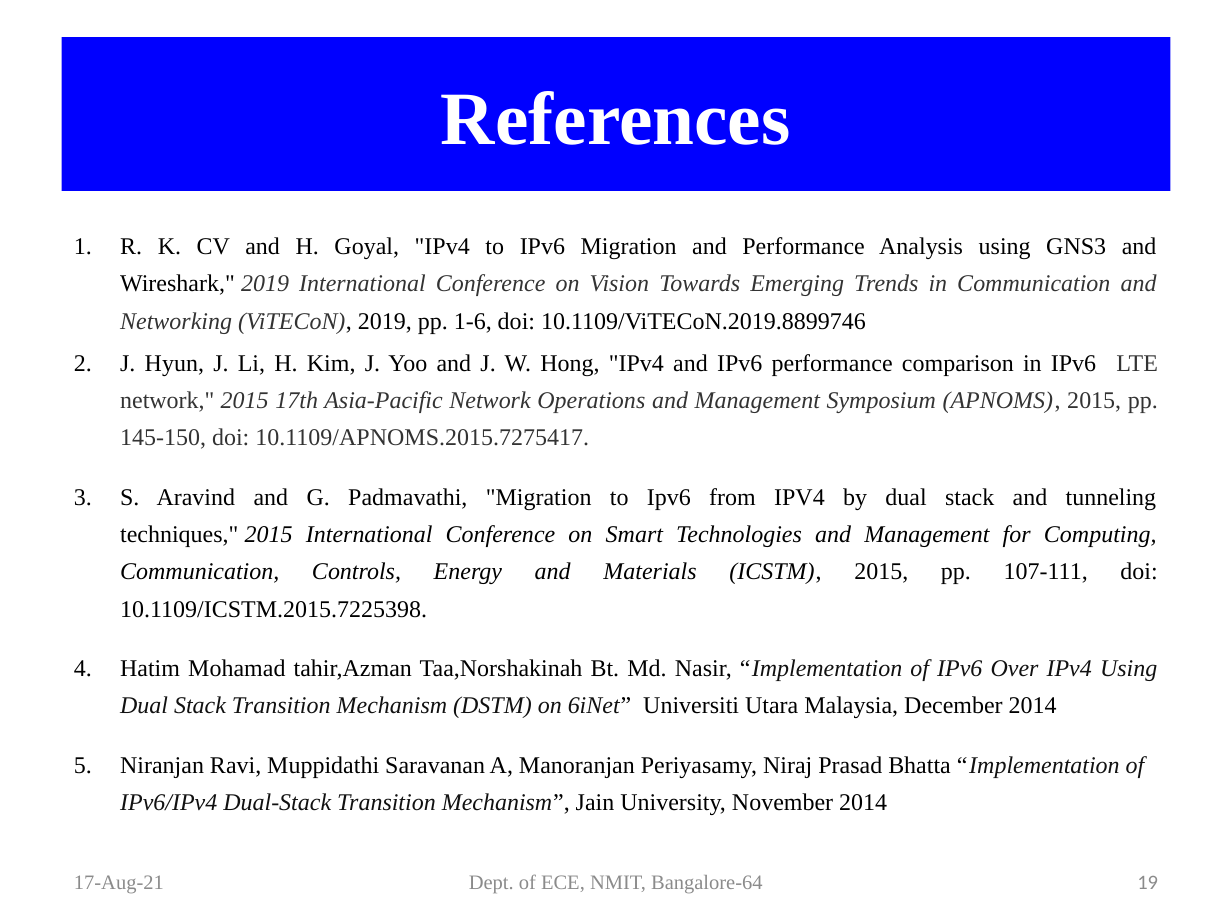
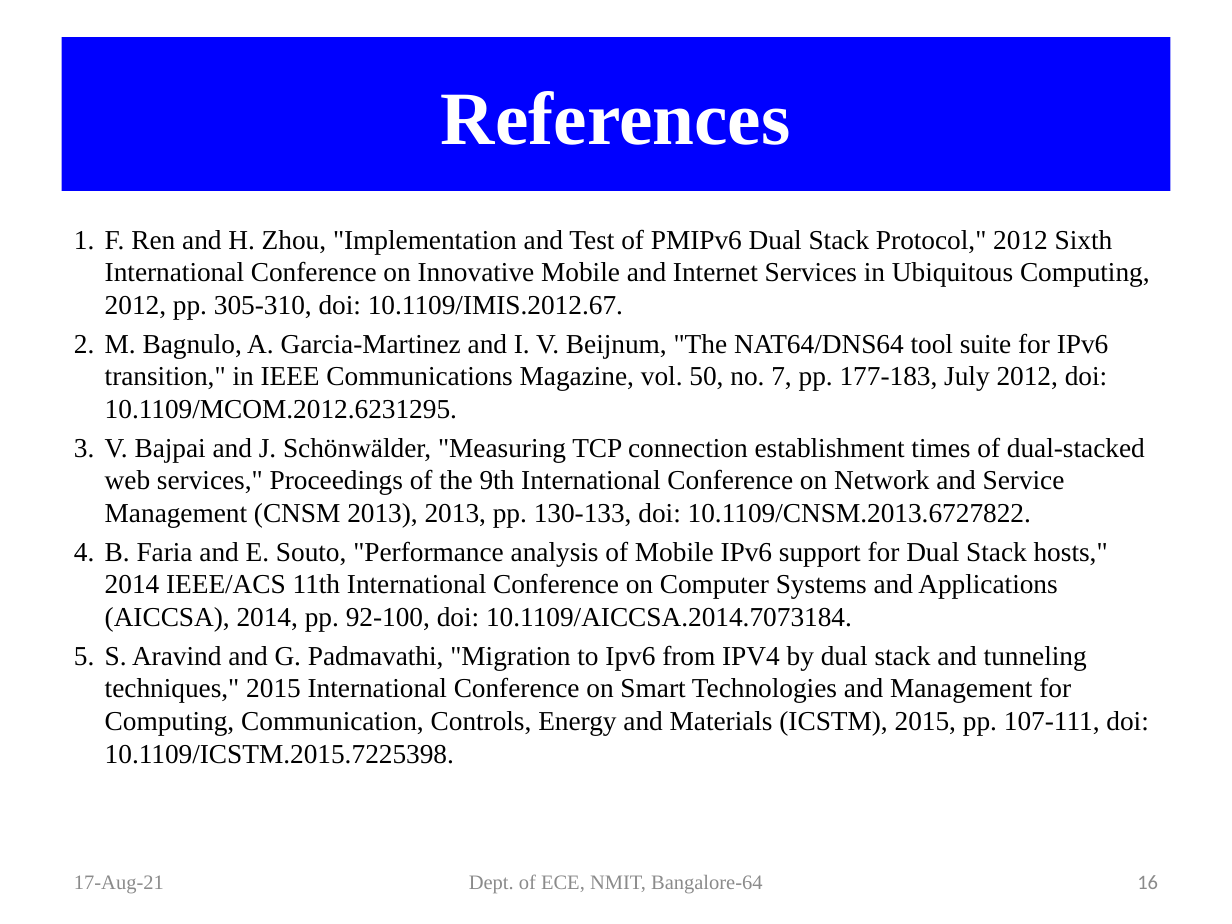
Before and after one commit to Shivakumarbharath/Dual-Stack-Host, a slide deck: slide 16 of Official Documents/Project Batch 16 phase1.pptx (slide 19 before the commit). Drawn at 1232x924 pixels with LibreOffice and Linux fonts; fonts in the diff are those of the drawing. Boxes give left, top, right and bottom in pixels: in the first picture for what was removed or moved away, otherwise in the second. Text is boxed around its words. In the diff, an @@ line names an element or a change of style, - is before the commit and + after.

Commit message:
Changes in the pptx

```diff
--- a/Official Documents/Project Batch 16 phase1.pptx
+++ b/Official Documents/Project Batch 16 phase1.pptx
@@ text at (105, 229, 1150, 631): text changed; size 14 to 16 pt; text colour #333333 to #000000 @@
-1. R. K. CV and H. Goyal, "IPv4 to IPv6 Migration and Performance Analysis using GNS3 and Wireshark," 2019 International Conference on Vision Towards Emerging Trends in Communication and Networking (ViTECoN), 2019, pp. 1-6, doi: 10.1109/ViTECoN.2019.8899746
-2. J. Hyun, J. Li, H. Kim, J. Yoo and J. W. Hong, "IPv4 and IPv6 performance comparison in IPv6 LTE network," 2015 17th Asia-Pacific Network Operations and Management Symposium (APNOMS), 2015, pp. 145-150, doi: 10.1109/APNOMS.2015.7275417.
+1. F. Ren and H. Zhou, "Implementation and Test of PMIPv6 Dual Stack Protocol," 2012 Sixth International Conference on Innovative Mobile and Internet Services in Ubiquitous Computing, 2012, pp. 305-310, doi: 10.1109/IMIS.2012.67.
+2. M. Bagnulo, A. Garcia-Martinez and I. V. Beijnum, "The NAT64/DNS64 tool suite for IPv6 transition," in IEEE Communications Magazine, vol. 50, no. 7, pp. 177-183, July 2012, doi: 10.1109/MCOM.2012.6231295.
+3. V. Bajpai and J. Schönwälder, "Measuring TCP connection establishment times of dual-stacked web services," Proceedings of the 9th International Conference on Network and Service Management (CNSM 2013), 2013, pp. 130-133, doi: 10.1109/CNSM.2013.6727822.
+4. B. Faria and E. Souto, "Performance analysis of Mobile IPv6 support for Dual Stack hosts," 2014 IEEE/ACS 11th International Conference on Computer Systems and Applications (AICCSA), 2014, pp. 92-100, doi: 10.1109/AICCSA.2014.7073184.
@@ text at (105, 645, 1148, 764): size 14 to 16 pt in "S. Aravind and G. Padmavathi, "Migration to ..."; italic off in "2015 International Conference on Smart Technologies and ..."; alignment justified to left; indent changed; line spacing 1.3 to 1; less space between paragraphs @@
@@ text at (120, 659, 1157, 815): paragraphs removed @@
-4. Hatim Mohamad tahir,Azman Taa,Norshakinah Bt. Md. Nasir, “Implementation of IPv6 Over IPv4 Using Dual Stack Transition Mechanism (DSTM) on 6iNet” Universiti Utara Malaysia, December 2014
-5. Niranjan Ravi, Muppidathi Saravanan A, Manoranjan Periyasamy, Niraj Prasad Bhatta “Implementation of IPv6/IPv4 Dual-Stack Transition Mechanism”, Jain University, November 2014
@@ page number at (1137, 875, 1158, 889): text changed @@
-19
+16
```
Also in this commit, not shown: 12 other slides changed, 2 slides removed.
